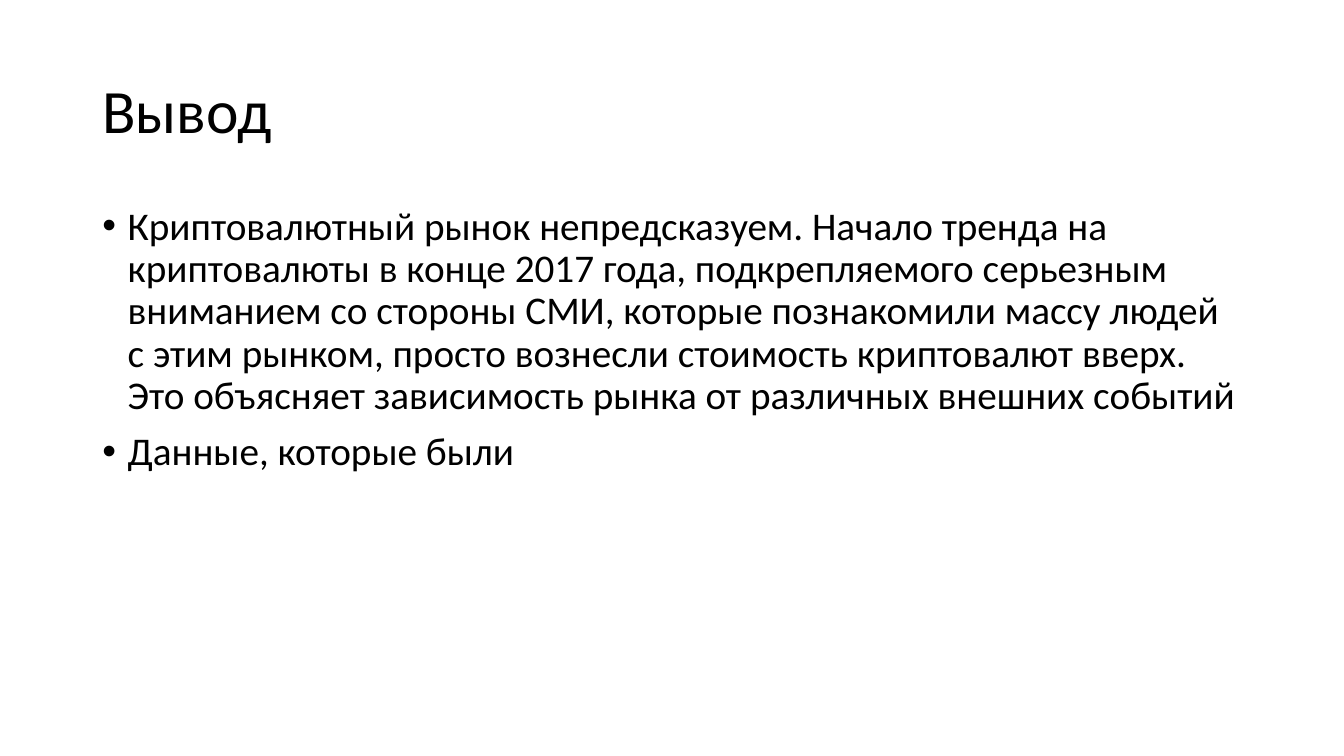
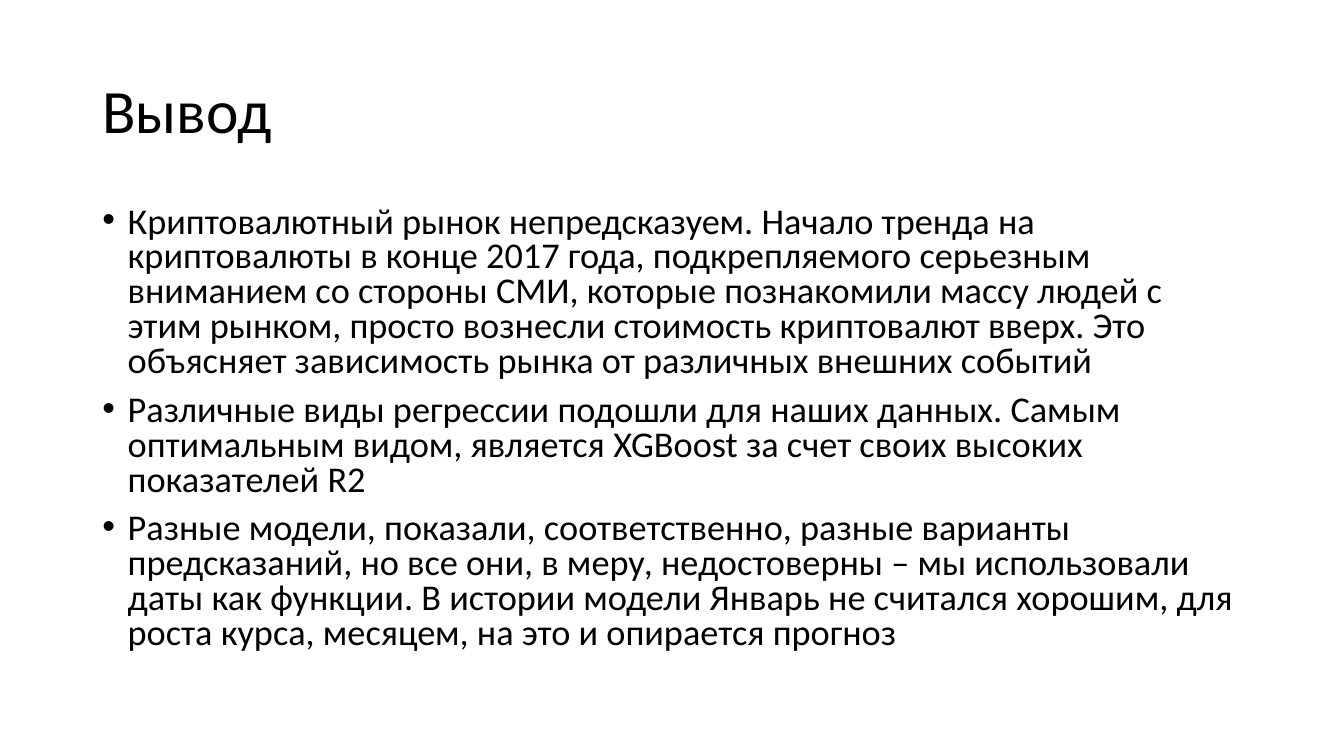
Before and after one commit to egorserdyuk/ASU-Datascience, a slide deck: slide 23 of Crypto/Анализ данных.pptx (slide 10 before the commit). Drawn at 1344x756 pixels with LibreOffice and Linux fonts; fonts in the diff are those of the drawing. Boxes give left, top, right and bottom in pixels: in the first picture for what was removed or moved away, otherwise in the second. Text is boxed around its words. In the diff, an @@ line names an element or a change of style, - is before the commit and + after.

```diff
--- a/Crypto/Анализ данных.pptx
+++ b/Crypto/Анализ данных.pptx
@@ text at [128,209,1162,379]: size 28 to 25.9 pt in "Криптовалютный рынок непредсказуем. Начало тренда на криптов ..."; line spacing 0.9 to 0.8 @@
@@ text at [128,398,1233,651]: text changed; size 28 to 25.9 pt @@
-• Данные, которые были
+• Различные виды регрессии подошли для наших данных. Самым оптимальным видом, является XGBoost за счет своих высоких показателей R2
+• Разные модели, показали, соответственно, разные варианты предсказаний, но все они, в меру, недостоверны – мы использовали даты как функции. В истории модели Январь не считался хорошим, для роста курса, месяцем, на это и опирается прогноз
```
Also in this commit, not shown: 1 other slide changed, 15 slides added, 2 slides removed.
